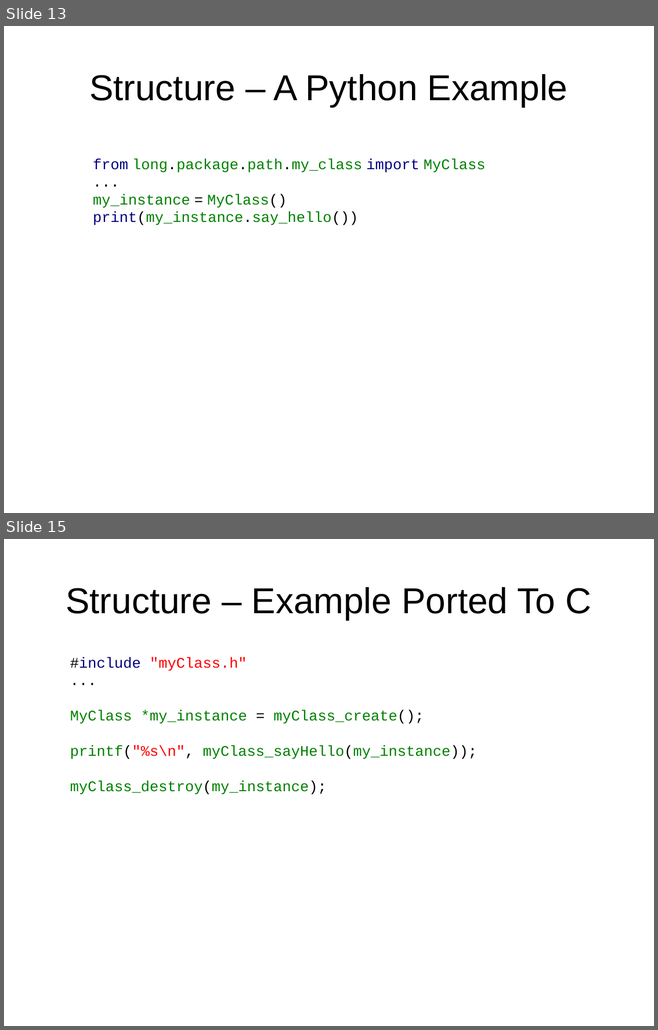
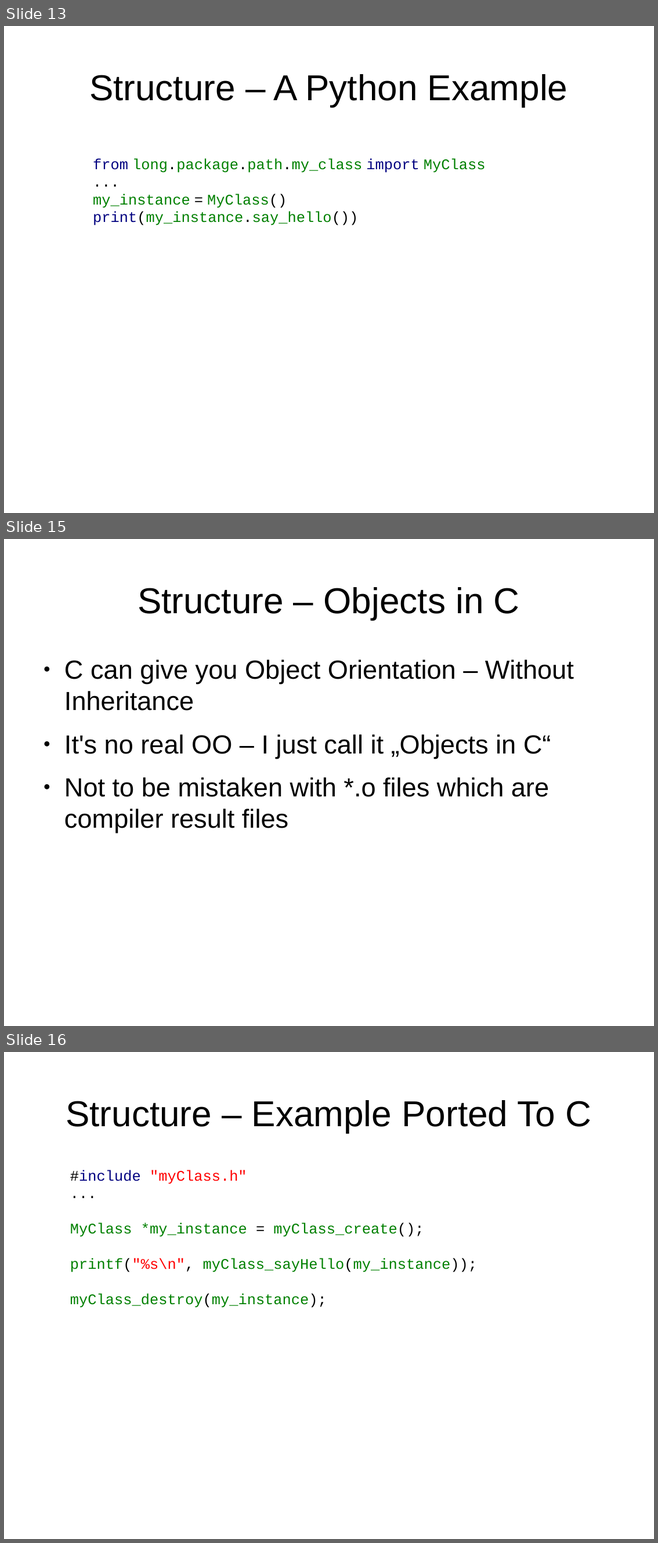
Before and after one commit to samba2/modern_c, a slide deck: modern_c.odp. Shown one above the other, each under a label of ours: slides 13 and 15 before the commit, slides 13, 15 and 16 after it; the slides between them are not shown. The pictures are 658x1030 and 658x1543 pixels, drawn with LibreOffice and Linux fonts; fonts in the diff are those of the drawing. Boxes give left, top, right and bottom in pixels: in the first picture for what was removed or moved away, otherwise in the second. Text is boxed around its words. In the diff, an @@ line names an element or a change of style, - is before the commit and + after.

```diff
--- a/modern_c.odp
+++ b/modern_c.odp
@@ slide 15 added at <box>4,539,654,1026</box>, background #FFFFFF @@
@@ title added at <box>137,587,520,620</box>, 44 pt, text #000000 @@
+Structure – Objects in C
@@ text added at <box>64,660,574,833</box>, 32 pt, text #000000 @@
+● C can give you Object Orientation – Without Inheritance
+● It's no real OO – I just call it „Objects in C“
+● Not to be mistaken with *.o files which are compiler result files
@@ what was slide 15 is now slide 16 @@
```
Also in this commit, not shown: 1 slide changed, 1 other slide added.
